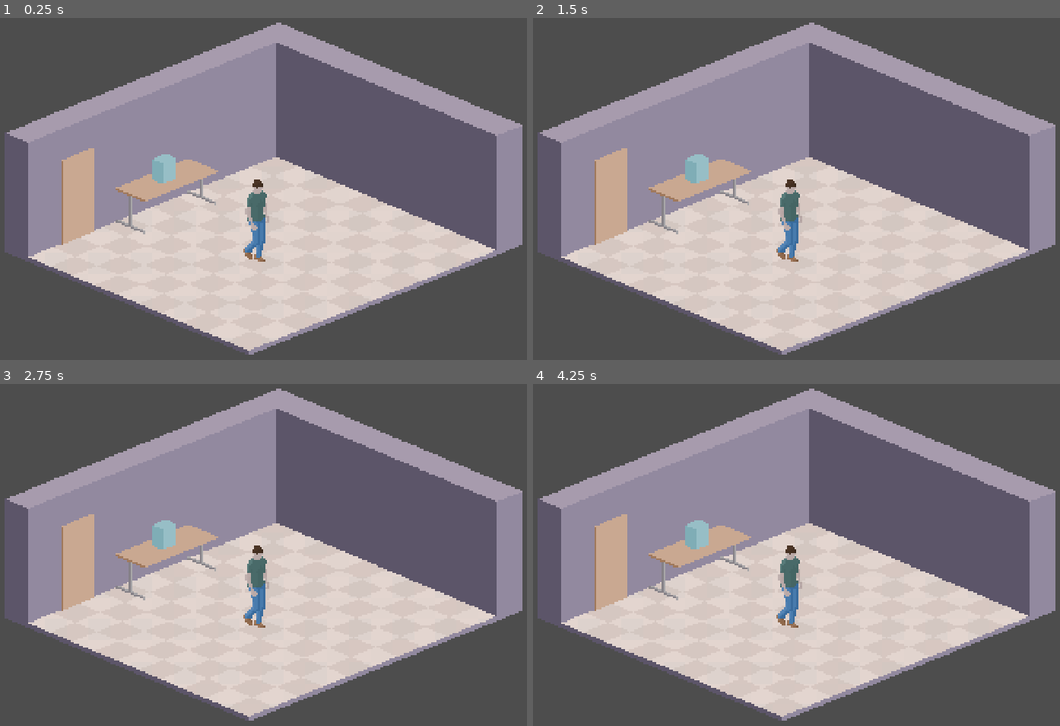
Above: before the commit, frames 1-4 (two rows, left to right).
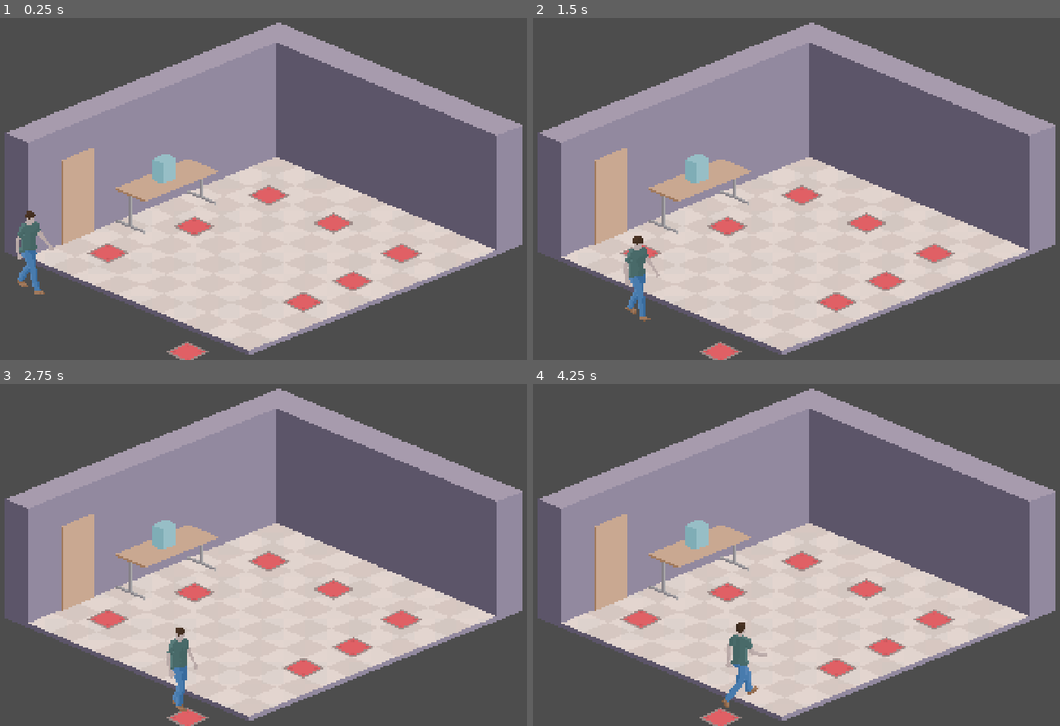
Above: after the commit, the same moments.

Repository: kreativna-blokada/blokadna-glasalica
Game: Godot game, scene res://!project/build/design/scenes/playground.tscn
The game is run twice, just before and just after one commit, with the same random seed, the same clock (stepped at 60 frames per second) and the same inputs.
Inputs:
- Up to frame 1 (0.25 s): no input
- Up to frame 2 (1.5 s): tap Enter (ui_accept) at 0.5, 0.77 s; hold Right (ui_right) from 0.53 s (still down)
- Up to frame 3 (2.75 s): tap Enter (ui_accept) at 1.52 s; release Right (ui_right) at 2.03 s; hold Left (ui_left) from 2.03 s (still down)
- Up to frame 4 (4.25 s): release Left (ui_left) at 2.78 s; hold Right (ui_right) from 2.78 s (still down); tap Enter (ui_accept) at 3.02, 3.77 s

The runs differ from the first frame. In frame 1, 3.2% of the frame differs, in the area x 3-81%, y 47-100%; in frame 2, 3.2%; in frame 3, 3.2%; in frame 4, 3.3%, in the area x 16-81%, y 47-100%.

Commit message:
Minimalistic automatised voter stage movement

Diff:
--- a/!project/build/design/scenes/actors/player.gd
+++ /dev/null
@@ -1,20 +0,0 @@
-class_name Player
-extends Character
-
-func _ready() -> void:
-	super._ready()
-
-func _process(delta: float) -> void:
-	super._process(delta)
-
-func handle_input() -> void:
-	if can_move():
-		var direction := Input.get_vector("ui_left", "ui_right", "ui_up", "ui_down")
-		velocity = direction * speed
-
-func set_heading() -> void:
-	if can_move():
-		if velocity.x > 0:
-			heading = Vector2.RIGHT
-		elif velocity.x < 0:
-			heading = Vector2.LEFT
--- /dev/null
+++ b/!project/build/design/scenes/actors/voter.gd
@@ -0,0 +1,84 @@
+class_name Voter
+extends Character
+
+var current_stop_index: int = 0
+var current_target_stop: Node2D = null
+var is_waiting: bool = false
+var finished_all_stops: bool = false
+var current_dir_animation: String = "idle"
+
+var playground: Playground:
+	get:
+		return get_parent() as Playground
+
+func _ready() -> void:
+	await get_tree().process_frame
+	update_target_stop()
+
+func _process(delta: float) -> void:
+	if not finished_all_stops and not is_waiting and current_target_stop != null:
+		move_to_sequential_stop()
+	else:
+		velocity = Vector2.ZERO
+
+	handle_input()
+	handle_movement()
+	handle_animations()
+	set_heading()
+	move_and_slide()
+
+func update_target_stop() -> void:
+	if playground:
+		current_target_stop = playground.get_stop_at_index(current_stop_index)
+		if current_target_stop == null:
+			finished_all_stops = true
+		else:
+			update_animation_name()
+
+func update_animation_name() -> void:
+	match current_stop_index:
+		0:
+			current_dir_animation = "bottom-right"
+		1, 2, 3:
+			current_dir_animation = "top-right"
+		4, 5:
+			current_dir_animation = "top-left"
+		6, 7:
+			current_dir_animation = "bottom-left"
+		8:
+			current_dir_animation = "top-left"
+		_:
+			current_dir_animation = "idle"
+
+func handle_animations() -> void:
+	if state == State.WALK:
+		if animation_player.current_animation != current_dir_animation:
+			animation_player.play(current_dir_animation)
+	else:
+		animation_player.play("idle")
+
+func move_to_sequential_stop() -> void:
+	var sprite_height = character_sprite.get_rect().size.y * character_sprite.scale.y
+	var feet_position = global_position + Vector2(0, sprite_height / 2)
+
+	var target_pos = current_target_stop.global_position
+	var dist = feet_position.distance_to(target_pos)
+
+	if dist < 5.0:
+		reach_stop()
+	else:
+		var direction = (target_pos - feet_position).normalized()
+		velocity = direction * speed
+
+func reach_stop() -> void:
+	velocity = Vector2.ZERO
+	is_waiting = true
+
+	await get_tree().create_timer(1.0).timeout
+
+	current_stop_index += 1
+	is_waiting = false
+	update_target_stop()
+
+func set_heading() -> void:
+	pass
--- a/!project/build/design/scenes/actors/player.tscn
+++ b/!project/build/design/scenes/actors/voter.tscn
@@ -1,10 +1,10 @@
-[gd_scene format=3 uid="uid://bil0ummc75wh8"]
+[gd_scene format=3 uid="uid://dr4n6i0f64c0h"]
 
-[ext_resource type="PackedScene" uid="uid://d2ah82i7p56vk" path="res://!project/build/design/scenes/actors/character.tscn" id="1_pf80f"]
-[ext_resource type="Script" uid="uid://bsgginsmc0uk5" path="res://!project/build/design/scenes/actors/player.gd" id="2_xprls"]
-[ext_resource type="Texture2D" uid="uid://cvswnihbitxee" path="res://!project/assets/art/player.png" id="3_q2lpm"]
+[ext_resource type="PackedScene" uid="uid://d2ah82i7p56vk" path="res://!project/build/design/scenes/actors/character.tscn" id="1_5suuu"]
+[ext_resource type="Script" uid="uid://8cjtw14xitbg" path="res://!project/build/design/scenes/actors/voter.gd" id="2_5suuu"]
+[ext_resource type="Texture2D" uid="uid://cvswnihbitxee" path="res://!project/assets/art/player.png" id="3_3da2g"]
 
-[sub_resource type="Animation" id="Animation_q2lpm"]
+[sub_resource type="Animation" id="Animation_014nc"]
 length = 0.001
 tracks/0/type = "value"
 tracks/0/imported = false
@@ -16,10 +16,10 @@
 "times": PackedFloat32Array(0),
 "transitions": PackedFloat32Array(1),
 "update": 1,
-"values": [78]
+"values": [0]
 }
 
-[sub_resource type="Animation" id="Animation_dt5oa"]
+[sub_resource type="Animation" id="Animation_5suuu"]
 resource_name = "bottom-left"
 length = 1.3
 loop_mode = 1
@@ -36,7 +36,7 @@
 "values": [0, 1, 2, 3, 4, 5, 6, 7, 8, 9, 10, 11, 12, 13, 14, 15, 16, 17, 18, 19, 20, 21, 22, 23, 24, 25, 26, 27, 28, 29, 30, 31, 32, 33, 34, 35, 36, 37]
 }
 
-[sub_resource type="Animation" id="Animation_7wrt8"]
+[sub_resource type="Animation" id="Animation_lc2ub"]
 resource_name = "bottom-right"
 length = 1.3
 loop_mode = 1
@@ -47,13 +47,13 @@
 tracks/0/interp = 1
 tracks/0/loop_wrap = true
 tracks/0/keys = {
-"times": PackedFloat32Array(0, 0.033333335, 0.06666667, 0.10 …(305 unchanged characters)… .0666667, 1.1, 1.1333334, 1.1666667, 1.2),
-"transitions": PackedFloat32Array(1, 1, 1, 1, 1, 1, 1, 1, 1, 1, 1, 1, 1, 1, 1, 1, 1, 1, 1, 1, 1, 1, 1, 1, 1, 1, 1, 1, 1, 1, 1, 1, 1, 1, 1, 1, 1),
+"times": PackedFloat32Array(0, 0.033333335, 0.06666667, 0.10 …(305 unchanged characters)… .0666667, 1.1, 1.1333334, 1.1666667, 1.2, 1.2333333),
+"transitions": PackedFloat32Array(1, 1, 1, 1, 1, 1, 1, 1, 1, 1, 1, 1, 1, 1, 1, 1, 1, 1, 1, 1, 1, 1, 1, 1, 1, 1, 1, 1, 1, 1, 1, 1, 1, 1, 1, 1, 1, 1),
 "update": 1,
-"values": [79, 80, 81, 82, 83, 84, 85, 86, 87, 88, 89, 90, 91, 92, 93, 94, 95, 96, 97, 98, 99, 100, 101, 102, 103, 104, 105, 106, 107, 108, 109, 110, 111, 112, 113, 114, 115]
+"values": [78, 79, 80, 81, 82, 83, 84, 85, 86, 87, 88, 89, 90, 91, 92, 93, 94, 95, 96, 97, 98, 99, 100, 101, 102, 103, 104, 105, 106, 107, 108, 109, 110, 111, 112, 113, 114, 115]
 }
 
-[sub_resource type="Animation" id="Animation_dysxk"]
+[sub_resource type="Animation" id="Animation_w7v2a"]
 resource_name = "top-left"
 length = 1.3
 loop_mode = 1
@@ -89,21 +89,22 @@
 
 [sub_resource type="AnimationLibrary" id="AnimationLibrary_7wrt8"]
 _data = {
-&"RESET": SubResource("Animation_q2lpm"),
-&"bottom-left": SubResource("Animation_dt5oa"),
-&"bottom-right": SubResource("Animation_7wrt8"),
-&"top-left": SubResource("Animation_dysxk"),
-&"top-right": SubResource("Animation_mqd0g")
+&"RESET": SubResource("Animation_014nc"),
+&"bottom-left": SubResource("Animation_5suuu"),
+&"bottom-right": SubResource("Animation_lc2ub"),
+&"top-left": SubResource("Animation_w7v2a"),
+&"top-right": SubResource("Animation_3da2g")
 }
 
-[node name="Player" unique_id=1417136144 instance=ExtResource("1_pf80f")]
-script = ExtResource("2_xprls")
+[node name="Voter" unique_id=1417136144 instance=ExtResource("1_5suuu")]
+script = ExtResource("2_5suuu")
+speed = 100.0
 
 [node name="CharacterSprite" parent="." index="1" unique_id=3088008]
-texture = ExtResource("3_q2lpm")
+scale = Vector2(1.5, 1.5)
+texture = ExtResource("3_3da2g")
 hframes = 39
 vframes = 4
-frame = 78
 
 [node name="AnimationPlayer" parent="." index="3" unique_id=830087118]
 libraries/ = SubResource("AnimationLibrary_7wrt8")
--- /dev/null
+++ b/!project/build/design/scenes/actors/voting_stop.gd
@@ -0,0 +1,13 @@
+class_name VotingStop
+extends Node2D
+
+var occupant : Character = null
+
+func is_free() -> bool:
+	return occupant == null
+
+func free_up() -> void:
+	occupant = null
+
+func occupy(voter: Character) -> void:
+	occupant = voter
--- /dev/null
+++ b/!project/build/design/scenes/actors/voting_stop.tscn
@@ -0,0 +1,11 @@
+[gd_scene format=3 uid="uid://dn4isvcgxdmwk"]
+
+[ext_resource type="Script" uid="uid://cae1qnef7dxoe" path="res://!project/build/design/scenes/actors/voting_stop.gd" id="1_6qwqr"]
+[ext_resource type="Texture2D" uid="uid://dx4ykehfm6ucs" path="res://!project/assets/art/abstractTile_28_cut.png" id="2_ttppt"]
+
+[node name="VotingStop" type="Node2D" unique_id=330516695]
+script = ExtResource("1_6qwqr")
+
+[node name="VisualMark" type="Sprite2D" parent="." unique_id=1503522988]
+scale = Vector2(1.2, 1)
+texture = ExtResource("2_ttppt")
--- /dev/null
+++ b/!project/build/design/scenes/playground.gd
@@ -0,0 +1,43 @@
+class_name Playground
+extends Node2D
+
+@onready var voting_stops : Array = $VotingStops.get_children()
+
+# Called when the node enters the scene tree for the first time.
+func _ready() -> void:
+	pass # Replace with function body.
+
+
+# Called every frame. 'delta' is the elapsed time since the previous frame.
+func _process(delta: float) -> void:
+	pass
+
+func get_stop_at_index(index: int) -> VotingStop:
+	if index >= 0 and index < voting_stops.size():
+		return voting_stops[index]
+	return null
+
+func get_total_stops() -> int:
+	return voting_stops.size()
+
+func reserve_slot(voter: Character) -> VotingStop:
+	var available_slots := voting_stops.filter(
+		func(slot): return slot.is_free()
+	)
+	if available_slots.size() == 0:
+		return null
+	available_slots.sort_custom(
+		func(a: VotingStop, b: VotingStop):
+			var dist_a := (voter.global_position - a.global_position).length()
+			var dist_b := (voter.global_position - b.global_position).length()
+			return dist_a < dist_b
+	)
+	available_slots[0].occupy(voter)
+	return available_slots[0]
+
+func free_slot(voter: Character) -> void:
+	var target_slots := voting_stops.filter(
+		func(slot: Character): return slot.occupant == voter
+	)
+	if target_slots.size() == 1:
+		target_slots[0].free_up()
--- a/!project/build/design/scenes/playground.tscn
+++ b/!project/build/design/scenes/playground.tscn
@@ -1,15 +1,48 @@
 [gd_scene format=3 uid="uid://fqi4sbecij1g"]
 
+[ext_resource type="Script" uid="uid://bbqbi7b7sbxcg" path="res://!project/build/design/scenes/playground.gd" id="1_0lvdn"]
 [ext_resource type="Texture2D" uid="uid://dtq2mbiupcaix" path="res://!project/assets/art/room.png" id="1_t50mg"]
-[ext_resource type="PackedScene" uid="uid://bil0ummc75wh8" path="res://!project/build/design/scenes/actors/player.tscn" id="2_t50mg"]
+[ext_resource type="PackedScene" uid="uid://dr4n6i0f64c0h" path="res://!project/build/design/scenes/actors/voter.tscn" id="2_15nu1"]
+[ext_resource type="PackedScene" uid="uid://dn4isvcgxdmwk" path="res://!project/build/design/scenes/actors/voting_stop.tscn" id="4_0lvdn"]
 
 [node name="Playground" type="Node2D" unique_id=1489686815]
+script = ExtResource("1_0lvdn")
 
 [node name="Room" type="Sprite2D" parent="." unique_id=1647902958]
 position = Vector2(960, 540)
 scale = Vector2(1.5, 1.5)
 texture = ExtResource("1_t50mg")
 
-[node name="Player" parent="." unique_id=1417136144 instance=ExtResource("2_t50mg")]
-position = Vector2(950, 651)
-scale = Vector2(1.5, 1.5)
+[node name="VotingStops" type="Node2D" parent="." unique_id=1004715077]
+
+[node name="Entry" parent="VotingStops" unique_id=330516695 instance=ExtResource("4_0lvdn")]
+position = Vector2(726, 1055)
+
+[node name="Check" parent="VotingStops" unique_id=154735745 instance=ExtResource("4_0lvdn")]
+position = Vector2(1092, 898)
+
+[node name="Spray" parent="VotingStops" unique_id=2039787629 instance=ExtResource("4_0lvdn")]
+position = Vector2(1249, 832)
+
+[node name="ID" parent="VotingStops" unique_id=21093571 instance=ExtResource("4_0lvdn")]
+position = Vector2(1401, 745)
+
+[node name="Ballot" parent="VotingStops" unique_id=561221041 instance=ExtResource("4_0lvdn")]
+position = Vector2(1187, 649)
+
+[node name="Booth" parent="VotingStops" unique_id=816603679 instance=ExtResource("4_0lvdn")]
+position = Vector2(983, 561)
+
+[node name="Box" parent="VotingStops" unique_id=25472905 instance=ExtResource("4_0lvdn")]
+position = Vector2(748, 660)
+
+[node name="Exit" parent="VotingStops" unique_id=1412793287 instance=ExtResource("4_0lvdn")]
+position = Vector2(475, 743)
+
+[node name="Out" parent="VotingStops" unique_id=118482608 instance=ExtResource("4_0lvdn")]
+position = Vector2(-102, 421)
+
+[node name="Voter" parent="." unique_id=1417136144 instance=ExtResource("2_15nu1")]
+position = Vector2(185, 727)
+scale = Vector2(0.99999994, 0.99999994)
+speed = 200.0
Binary file added: !project/assets/art/abstractTile_28_cut.png
Not shown, added: !project/assets/art/abstractTile_28_cut.png.import
Not shown, removed: !project/build/design/scenes/actors/player.gd.uid
Not shown, added: !project/build/design/scenes/actors/voter.gd.uid
Not shown: 1 places in !project/build/design/scenes/actors/voter.tscn that only renumber resources
Not shown, added: !project/build/design/scenes/actors/voting_stop.gd.uid
Not shown, added: !project/build/design/scenes/playground.gd.uid
